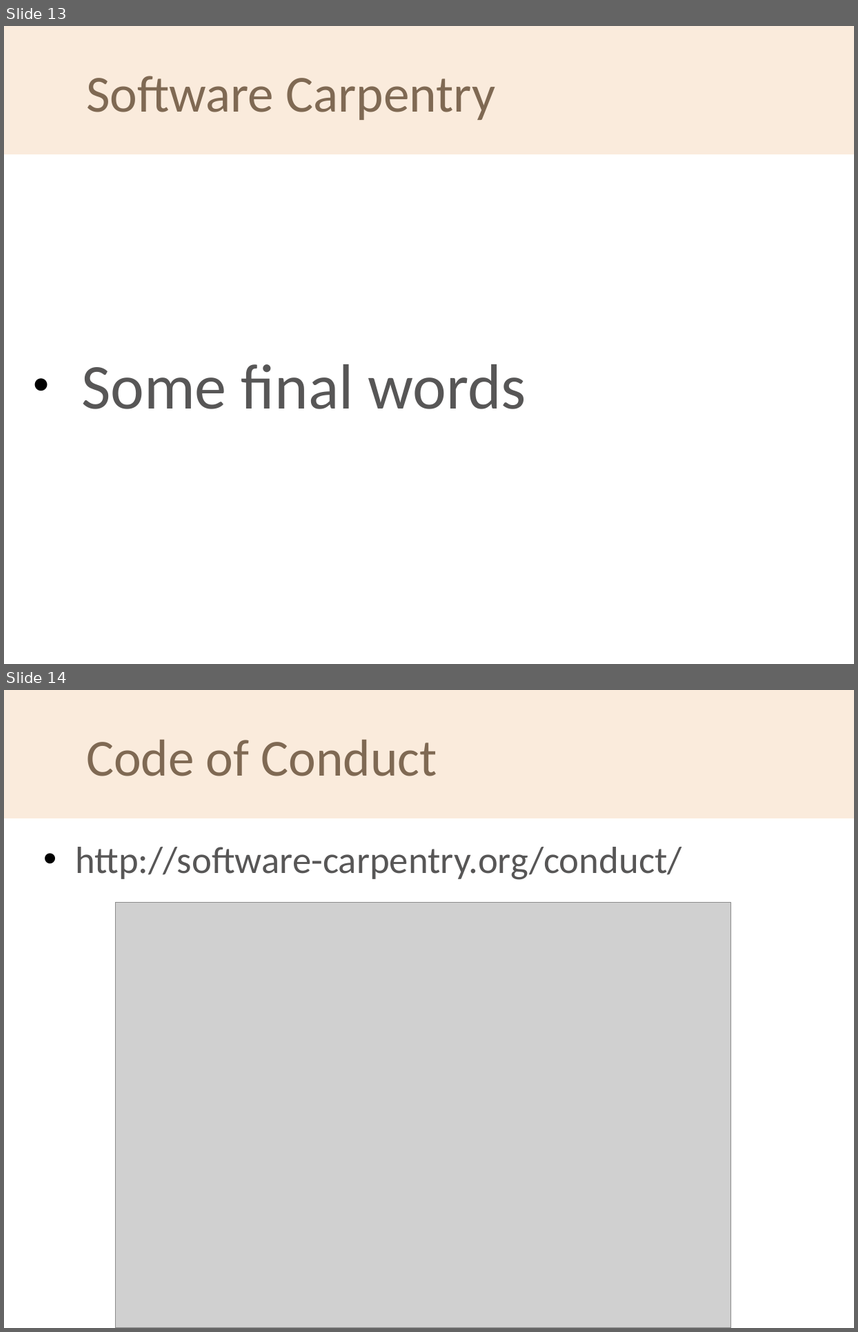
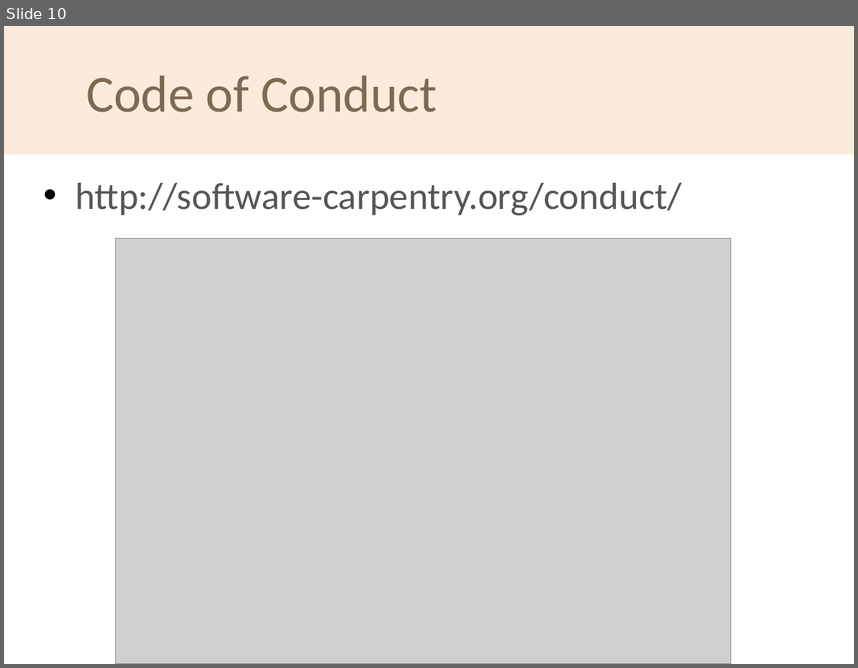
Before and after one commit to softwaresaved/2020-04-30-ramp-swc, a slide deck: welcome/swc-rsg-short-intro.odp. Shown one above the other, each under a label of ours: slides 13 and 14 before the commit, slide 10 after it. The pictures are 858x1332 and 858x668 pixels, drawn with LibreOffice and Linux fonts; fonts in the diff are those of the drawing; grey boxes stand for pictures; background and template pictures are left out. Boxes give left, top, right and bottom in pixels: in the first picture for what was removed or moved away, otherwise in the second. Text is boxed around its words. In the diff, an @@ line names an element or a change of style, - is before the commit and + after.

```diff
--- a/welcome/swc-rsg-short-intro.odp
+++ b/welcome/swc-rsg-short-intro.odp
@@ slide 13 removed at [4,26,854,664], background #FFFFFF; not listed: 1 template element that a slide beside it also shows @@
@@ title removed at [86,76,495,120] @@
-Software Carpentry
@@ text removed at [81,364,526,409] @@
-● Some final words
@@ what was slide 14 is now slide 10 @@
```
Also in this commit, not shown: 5 slides changed, 4 other slides removed, 3 other files.
